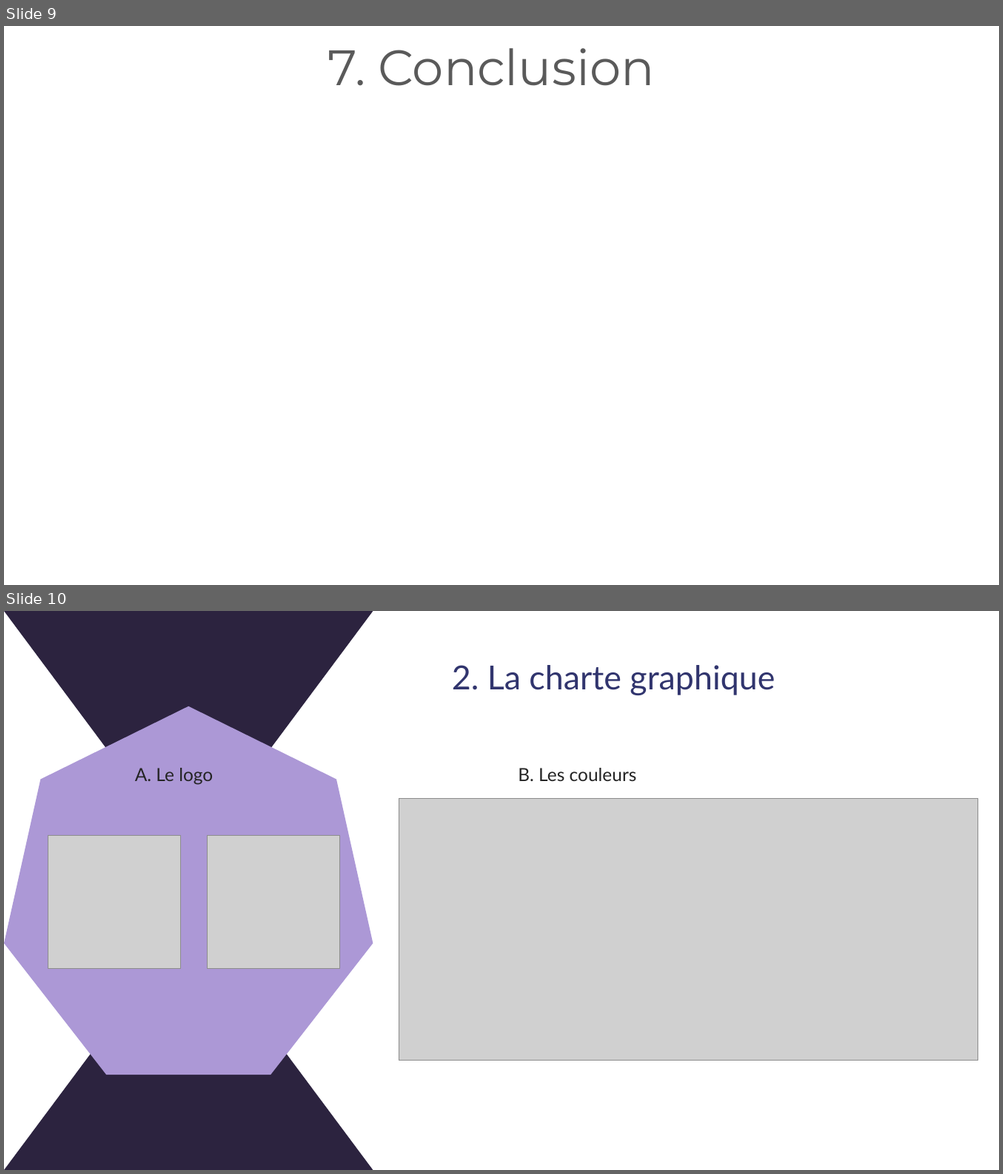
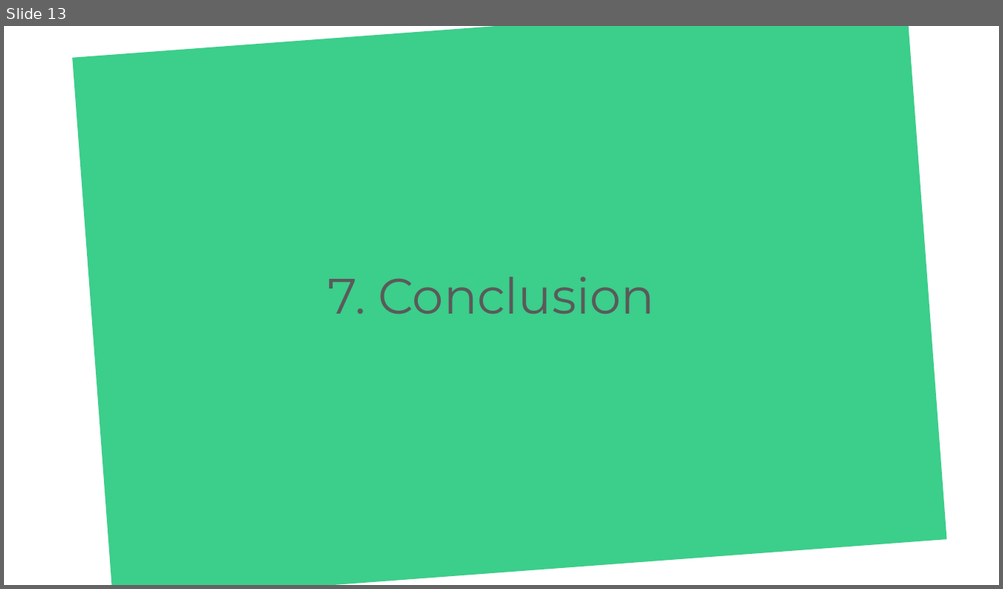
Before and after one commit to Kikuichimonji/Colorfull-CRM, a slide deck: ressources/colorfullcrm.pptx. Shown one above the other, each under a label of ours: slides 9 and 10 before the commit, slide 13 after it. The pictures are 1003x1174 and 1003x589 pixels, drawn with LibreOffice and Linux fonts; fonts in the diff are those of the drawing; grey boxes stand for pictures. Boxes give left, top, right and bottom in pixels: in the first picture for what was removed or moved away, otherwise in the second. Text is boxed around its words. In the diff, an @@ line names an element or a change of style, - is before the commit and + after.

```diff
--- a/ressources/colorfullcrm.pptx
+++ b/ressources/colorfullcrm.pptx
@@ slide 10 removed at [4,611,999,1170], background #FFFFFF @@
@@ freeform shape removed at [4,611,373,859] @@
@@ text removed at [452,665,774,695] @@
-2. La charte graphique
@@ heptagon removed at [4,706,373,1076] @@
@@ text removed at [135,768,213,785] @@
-A. Le logo
@@ text removed at [518,768,637,781] @@
-B. Les couleurs
@@ picture removed at [399,798,977,1060] @@
@@ picture removed at [48,836,181,968] @@
@@ picture removed at [207,836,340,968] @@
@@ freeform shape removed at [4,923,373,1170] @@
@@ what was slide 9 is now slide 13 @@
@@ slide 13 changed as well @@
@@ rectangle added at [72,26,947,585], fill #3CCE8B @@
@@ text "Conclusion": place and size @@
-text "Conclusion" at [378,48,654,86]
+text "Conclusion" at [378,277,654,315]
```
Also in this commit, not shown: 6 other slides changed, 6 slides added, 14 other slides removed, 6 other files.
